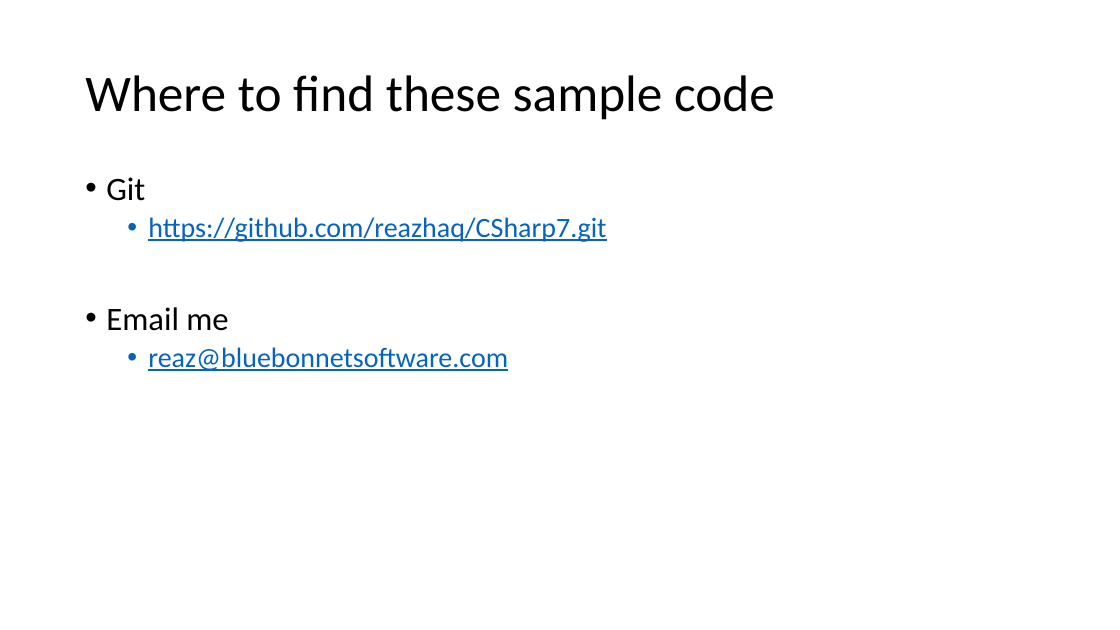
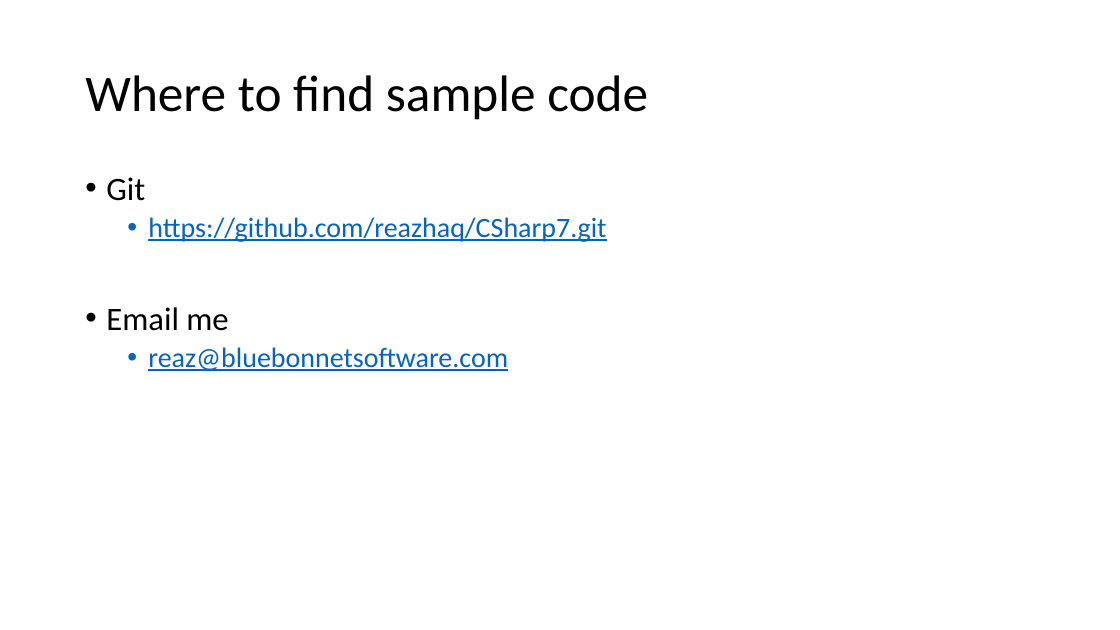
Before and after one commit to reazhaq/CSharp7, a slide deck: slide 6 of What’s New in C#7.pptx. Drawn at 1120x630 pixels with LibreOffice and Linux fonts; fonts in the diff are those of the drawing. Boxes give left, top, right and bottom in pixels: in the first picture for what was removed or moved away, otherwise in the second. Text is boxed around its words. In the diff, an @@ line names an element or a change of style, - is before the commit and + after.

```diff
--- a/What’s New in C#7.pptx
+++ b/What’s New in C#7.pptx
@@ title at [85,75,648,120]: text changed @@
-Where to find these sample code
+Where to find sample code
```
Also in this commit, not shown: 4 other slides changed, 6 other files.
